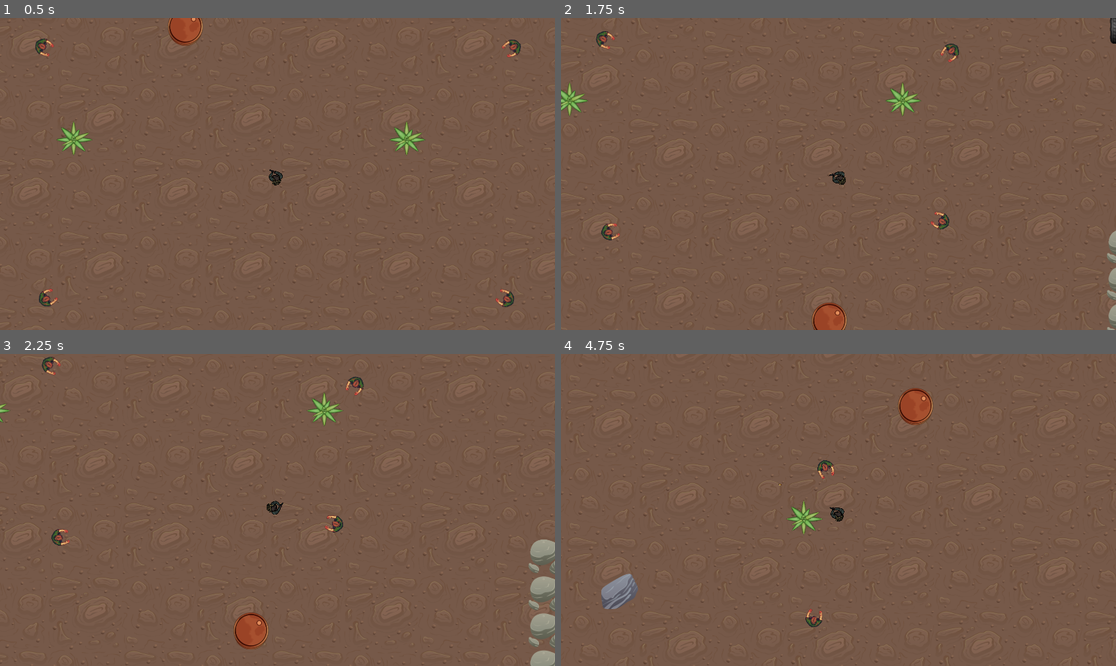
Above: before the commit, frames 1-4 (two rows, left to right).
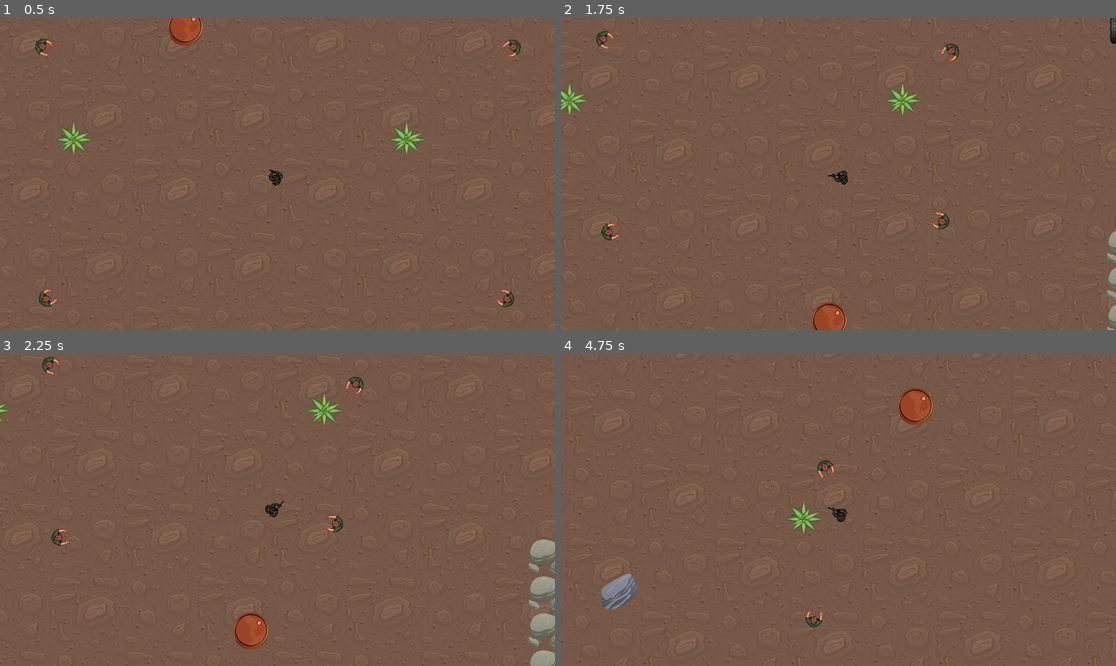
Above: after the commit, the same moments.

Repository: cbeetler/GameProject
Game: Godot game, scene res://Scenes/MainScene.tscn
Same seed, same stepped clock (60 frames per second), same inputs: the game is played once before the commit and once after it.
Inputs (mouse positions are in pixels of both pictures, inside the frame that each line leads up to):
- Up to frame 1 (0.5 s): no input
- Up to frame 2 (1.75 s): tap Enter (ui_accept) at 0.5, 0.77, 1.52 s; move the mouse to (960, 158) at 0.52 s; press the mouse at (960, 158) at 0.53 s; hold D (move_right) 0.53-1.28 s; tap 1 (switch_handgun, bound only after the commit) at 0.8, 1.35 s; move the mouse to (727, 189) at 1.27 s; release the mouse at (727, 189) at 1.28 s; hold S (move_down) from 1.28 s (still down); tap 2 (switch_rifle, bound only after the commit) at 1.55 s
- Up to frame 3 (2.25 s): move the mouse to (333, 441) at 2.02 s; release S (move_down) at 2.03 s; hold D (move_right) from 2.03 s (still down); hold 2 (switch_rifle, bound only after the commit) from 2.03 s (still down)
- Up to frame 4 (4.75 s): tap 3 (switch_shotgun, bound only after the commit) at 2.3, 2.85 s; move the mouse to (810, 572) at 2.77 s; release D (move_right) at 2.78 s; release 2 (switch_rifle, bound only after the commit) at 2.78 s; hold W (move_up) 2.78-3.53 s; tap Enter (ui_accept) at 3.02, 3.77, 4.52 s; click (810, 572) at 3.05 s; move the mouse to (1005, 556) at 3.52 s; hold Shift (dash) 3.53-4.28 s; hold A (move_left) from 3.53 s (still down); tap 1 (switch_handgun, bound only after the commit) at 3.8 s; move the mouse to (672, 463) at 4.27 s; click (672, 463) at 4.35 s; tap 2 (switch_rifle, bound only after the commit) at 4.55 s

Frame 1 is identical in both runs. In frame 2, less than 0.1% of the frame differs, in the area x 48-96%, y 24-54%; in frame 3, less than 0.1%; in frame 4, less than 0.1%.

Commit message:
iteration 4, gun functionality

Diff:
--- a/Down2Kill/Scenes/Bullet.gd
+++ b/Down2Kill/Scenes/Bullet.gd
@@ -4,7 +4,7 @@
 extends KinematicBody2D
 
 var bullet_velocity = Vector2(1, 0)
-var bullet_speed = 800
+var bullet_speed = 900
 
 func _physics_process(delta):
 	var collision_info = move_and_collide(bullet_velocity.normalized() * delta * bullet_speed)
--- a/Down2Kill/Scenes/MainScene.tscn
+++ b/Down2Kill/Scenes/MainScene.tscn
@@ -625,7 +625,13 @@
 rotation = 6.28319
 
 [node name="Position2D" type="Position2D" parent="Slayer/Node2D"]
-position = Vector2( 30.3682, 14.4346 )
+position = Vector2( 33.5502, 13.3739 )
+
+[node name="Position2D2" type="Position2D" parent="Slayer/Node2D"]
+position = Vector2( 31.5926, 18.2374 )
+
+[node name="Position2D3" type="Position2D" parent="Slayer/Node2D"]
+position = Vector2( 31.5923, 8.79852 )
 
 [node name="Zombie" type="KinematicBody2D" parent="." groups=[
 "zombies",
--- a/Down2Kill/project.godot
+++ b/Down2Kill/project.godot
@@ -56,6 +56,21 @@
 "events": [ Object(InputEventKey,"resource_local_to_scene":false,"resource_name":"","device":0,"alt":false,"shift":false,"control":false,"meta":false,"command":false,"pressed":false,"scancode":16777221,"unicode":0,"echo":false,"script":null)
  ]
 }
+switch_handgun={
+"deadzone": 0.5,
+"events": [ Object(InputEventKey,"resource_local_to_scene":false,"resource_name":"","device":0,"alt":false,"shift":false,"control":false,"meta":false,"command":false,"pressed":false,"scancode":49,"unicode":0,"echo":false,"script":null)
+ ]
+}
+switch_rifle={
+"deadzone": 0.5,
+"events": [ Object(InputEventKey,"resource_local_to_scene":false,"resource_name":"","device":0,"alt":false,"shift":false,"control":false,"meta":false,"command":false,"pressed":false,"scancode":50,"unicode":0,"echo":false,"script":null)
+ ]
+}
+switch_shotgun={
+"deadzone": 0.5,
+"events": [ Object(InputEventKey,"resource_local_to_scene":false,"resource_name":"","device":0,"alt":false,"shift":false,"control":false,"meta":false,"command":false,"pressed":false,"scancode":51,"unicode":0,"echo":false,"script":null)
+ ]
+}
 
 [physics]
 
--- a/Down2Kill/scripts/player/Slayer.gd
+++ b/Down2Kill/scripts/player/Slayer.gd
@@ -20,6 +20,21 @@
 var dash_speed = 600
 var isDashing = false
 
+# sprites
+var handgun = preload("res://images/player/handgun/handgun_idle.png")
+var rifle = preload("res://images/player/rifle/rifle_idle.png")
+var shotgun = preload("res://images/player/shotgun/shotgun_idle.png")
+
+# reference to slayer sprite
+onready var slayer_sprite = get_node("Sprite")
+
+# rifle variables
+var fire_rate = 10.0
+onready var update_delta = 1 / fire_rate
+var current_time = 0
+# credit to https://godotengine.org/qa/58018/how-to-make-is_action_pressed-rate-bit-slower
+# for helping me figure out how to slow down the fire rate
+
 # reference to world (current scene)
 # var world = get_tree().current_scene
 
@@ -27,6 +42,19 @@
 func _ready():
 	yield(get_tree(), "idle_frame")
 	get_tree().call_group("zombies", "set_slayer", self)
+
+ # separate physics process function for firing the rifle so it doesn't overload
+func _process(delta):
+	current_time += delta
+	if (current_time < update_delta):
+		return
+
+	if (gun == "rifle"):
+		if Input.is_action_pressed("shoot"):
+			current_time = 0
+			shoot_handgun()
+# credit to https://godotengine.org/qa/58018/how-to-make-is_action_pressed-rate-bit-slower
+# for helping me figure out how to slow down the fire rate
 
 # physics process, called once every frame rate
 func _physics_process(delta):
@@ -51,6 +79,17 @@
 		if Input.is_action_pressed("move_right"):
 			move_v.x += 1
 
+		# switching weapons, changes sprite and shooting mode
+		if Input.is_action_pressed("switch_handgun"):
+			slayer_sprite.set_texture(handgun)
+			gun = "handgun"
+		if Input.is_action_pressed("switch_rifle"):
+			slayer_sprite.set_texture(rifle)
+			gun = "rifle"
+		if Input.is_action_pressed("switch_shotgun"):
+			slayer_sprite.set_texture(shotgun)
+			gun = "shotgun"
+
 		# move at appropriate speed
 		move_v = move_v.normalized()
 		if (!isDashing):
@@ -69,10 +108,7 @@
 					shoot_handgun()
 				if (gun == "shotgun"):
 					shoot_shotgun()
-		# gun shoots way too fast, need to figure out how to make delay between bullets
-		else:
-			if Input.is_action_pressed("shoot"):
-				shoot_rifle()
+					# switch_gun()
 
 	# restart game
 	if (isDead):
@@ -99,6 +135,7 @@
 		kill()
 
 # shooting handgun, semi-automatic, requires multiple clicks for multiple shots
+# can also be used to shoot rifle due to separate _process function handling rifle shots
 func shoot_handgun():
 	# create instance of bullet
 	var bullet = bulletPath.instance()
@@ -118,28 +155,39 @@
 	bullet.bullet_velocity = get_global_mouse_position() - bullet.position
 
 # shooting shotgun, should fire spread of buckshot
+# in 3 different angles
 func shoot_shotgun():
-	null
-
-# =========== NEEDS MODIFICATION ===========
-# shooting rifle, should fire continuously as mouse is held
-# but not as continuously as it currently is
-func shoot_rifle():
-	# create instance of bullet
+	# create instance of bullets
 	var bullet = bulletPath.instance()
+	var bullet2 = bulletPath.instance()
+	var bullet3 = bulletPath.instance()
 
 	# determines rotation, where the player is looking
-	# sets the rotation of the bullet instance equal to where player is aiming when fired
+	# sets the rotation of the bullet instances equal to where player is aiming when fired
 	var look_v = get_global_mouse_position() - global_position
 	bullet.rotation = atan2(look_v.y, look_v.x)
+	bullet2.rotation = atan2(look_v.y, look_v.x) #* -0.1
+	bullet3.rotation = atan2(look_v.y, look_v.x) #* 0.1
 
-	# make bullet a child of the parent
+	# make bullets children of their parent
 	var world = get_tree().current_scene
 	world.add_child(bullet)
+	world.add_child(bullet2)
+	world.add_child(bullet3)
 	bullet.position = $Node2D/Position2D.global_position
+	bullet2.position = $Node2D/Position2D2.global_position
+	bullet3.position = $Node2D/Position2D3.global_position
 
 	# move the bullet
+	# print(bullet.rotation)
 	bullet.bullet_velocity = get_global_mouse_position() - bullet.position
-
-func switch_gun(gun):
-	null
+	# bullet pathing needed this interesting logic, otherwise the bullets would sometimes combine
+	# and not spread enough depending on where I was aiming. problem solved!
+	if (bullet.rotation > -2.3 && bullet.rotation < .7):
+		bullet2.bullet_velocity = get_global_mouse_position() + Vector2(90, 90) - bullet.position
+		bullet3.bullet_velocity = get_global_mouse_position() - Vector2(90, 90) - bullet.position
+		# print ("bing")
+	else:
+		bullet2.bullet_velocity = get_global_mouse_position() - Vector2(90, 90) - bullet.position
+		bullet3.bullet_velocity = get_global_mouse_position() + Vector2(90, 90) - bullet.position
+		# print("bong")
Not shown: 3 places in Down2Kill/Scenes/MainScene.tscn that only renumber resources
